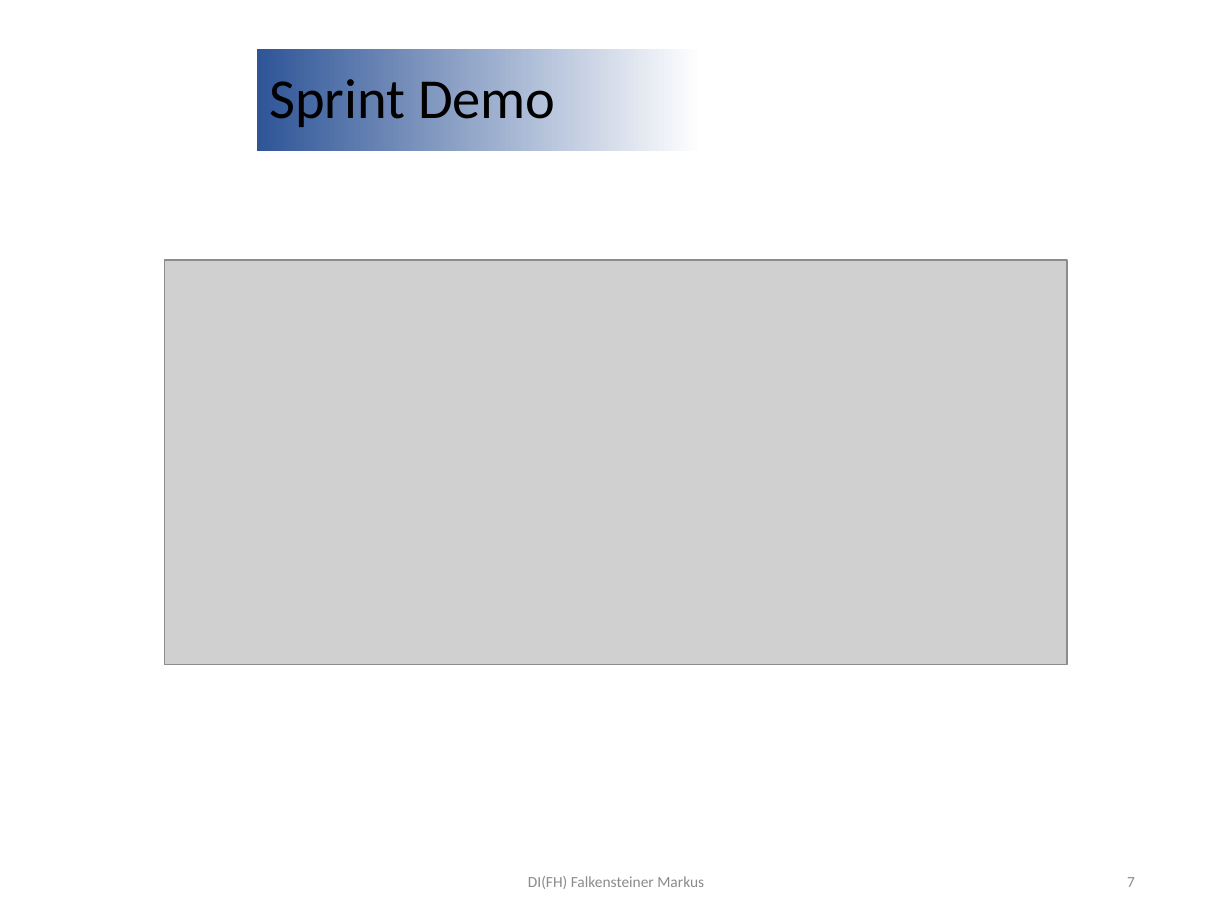
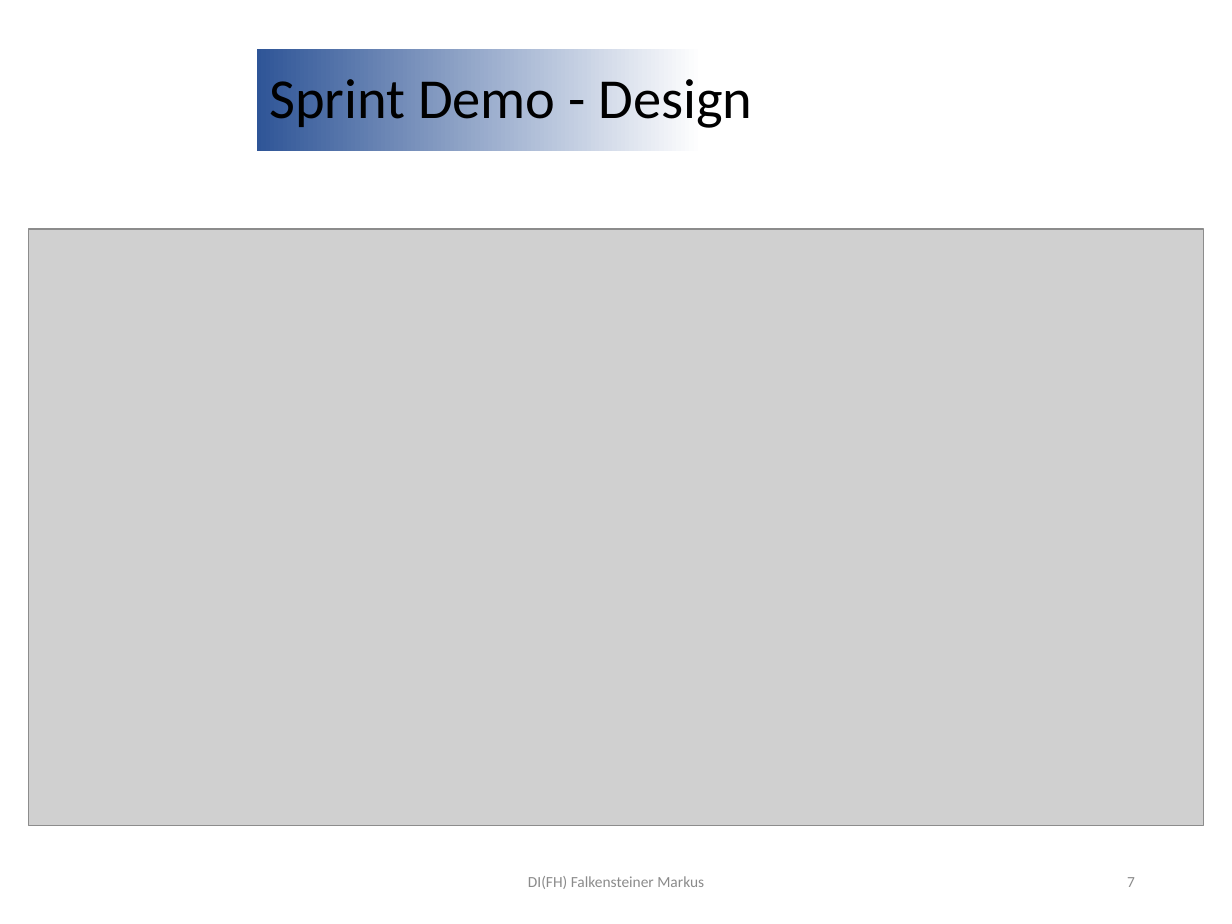
Before and after one commit to DavareDavare/T1_TableCast, a slide deck: slide 7 of Scrum_Unterlagen/Reviews/Sprint02_Review.pptx. Drawn at 1232x924 pixels with LibreOffice and Linux fonts; fonts in the diff are those of the drawing; grey boxes stand for pictures; background and template pictures are left out. Boxes give left, top, right and bottom in pixels: in the first picture for what was removed or moved away, otherwise in the second. Text is boxed around its words. In the diff, an @@ line names an element or a change of style, - is before the commit and + after.

Commit message:
Sprint2 Update

```diff
--- a/Scrum_Unterlagen/Reviews/Sprint02_Review.pptx
+++ b/Scrum_Unterlagen/Reviews/Sprint02_Review.pptx
@@ title at box(269, 79, 752, 128): text changed @@
-Sprint Demo
+Sprint Demo - Design
@@ picture: place and size @@
-picture at box(165, 260, 1067, 664)
+picture at box(28, 229, 1202, 825)
```
Also in this commit, not shown: 2 other slides changed, 4 slides added, 1 other file.
